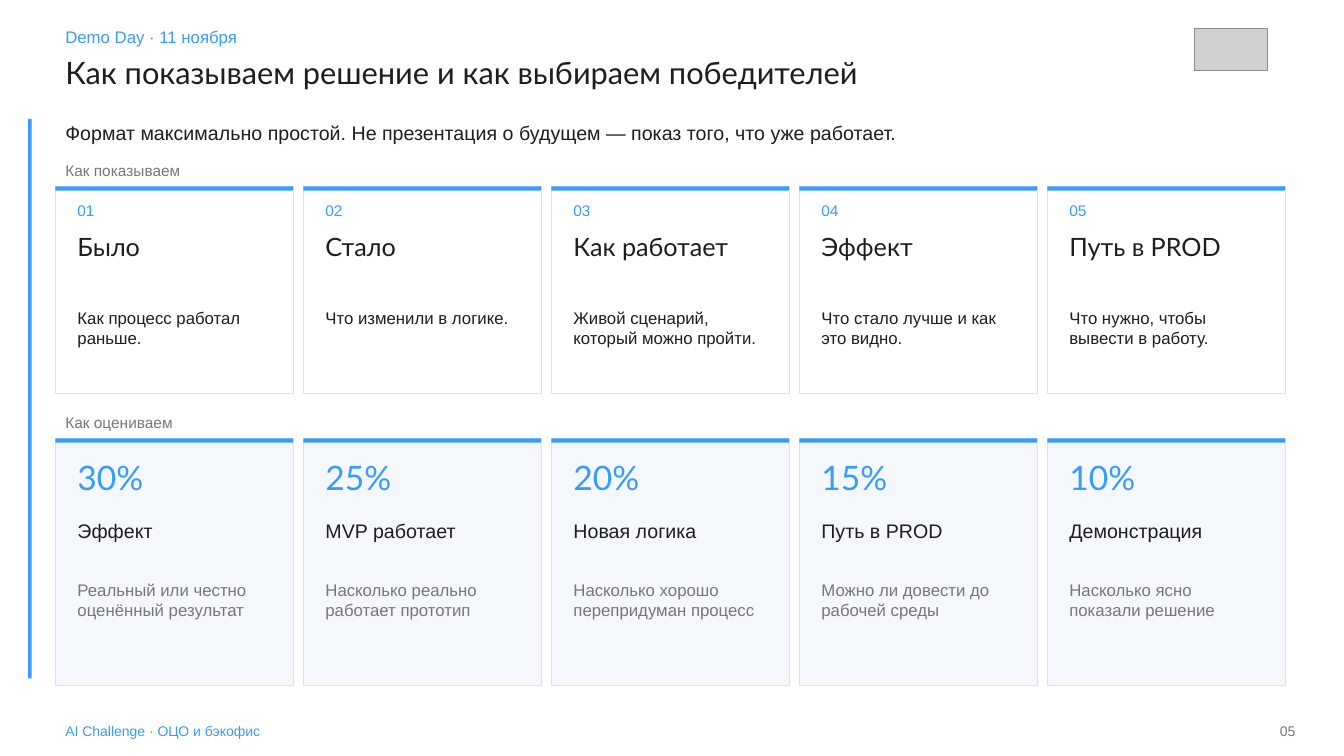
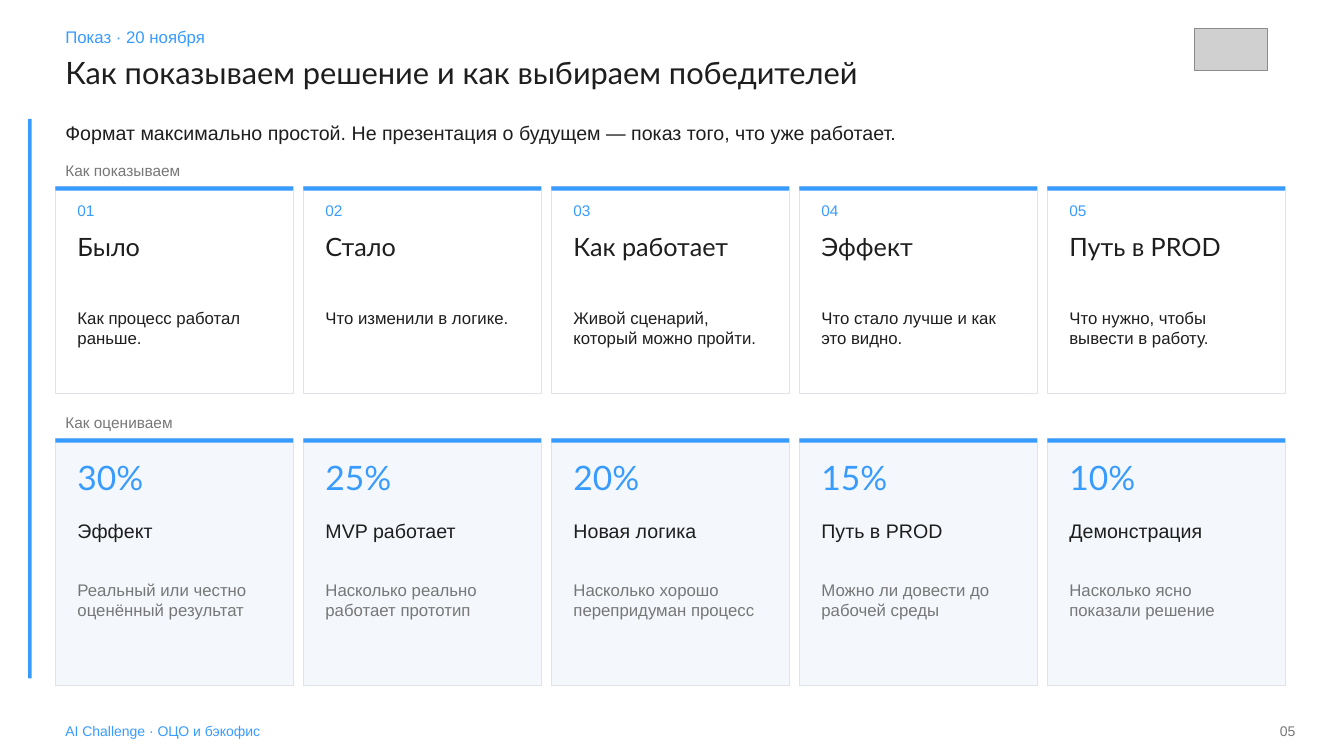
Before and after one commit to Nikisheva/html_krit, a slide deck: slide 5 of AI Challenge.pptx. Drawn at 1344x756 pixels with LibreOffice and Linux fonts; fonts in the diff are those of the drawing; grey boxes stand for pictures. Boxes give left, top, right and bottom in pixels: in the first picture for what was removed or moved away, otherwise in the second. Text is boxed around its words. In the diff, an @@ line names an element or a change of style, - is before the commit and + after.

```diff
--- a/AI Challenge.pptx
+++ b/AI Challenge.pptx
@@ text at bbox=[65, 31, 205, 47]: text changed @@
-Demo Day · 11 ноября
+Показ · 20 ноября
```
Also in this commit, not shown: 6 other slides changed, 6 other files.
